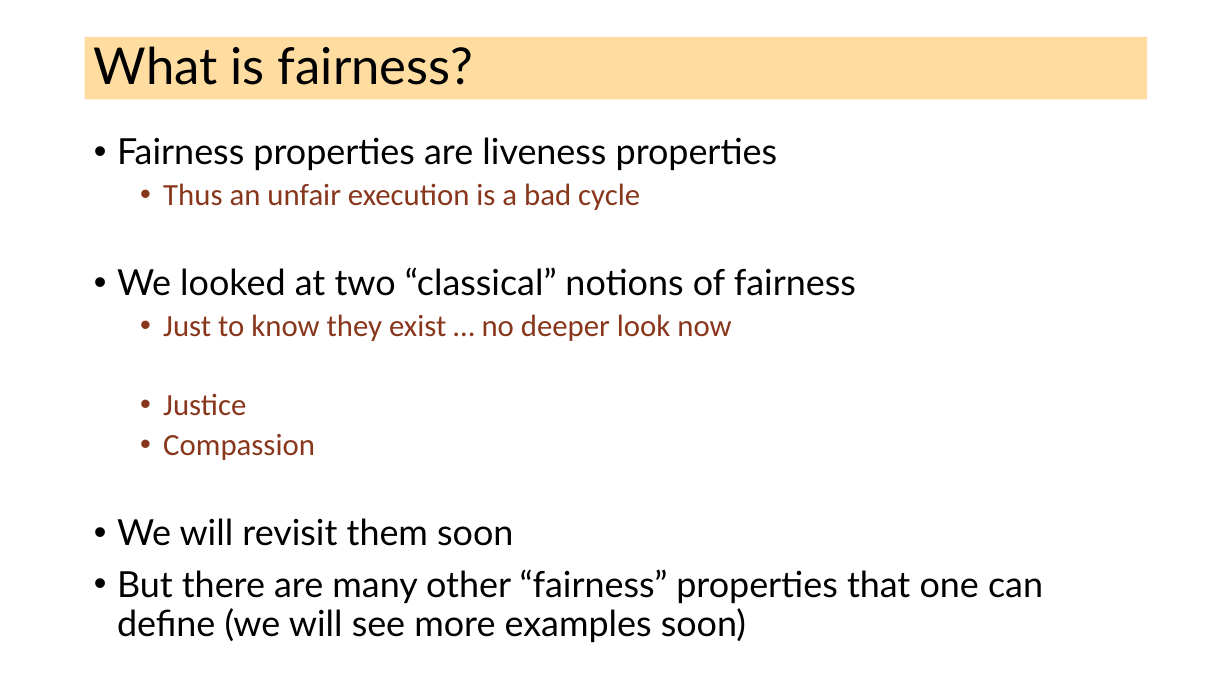
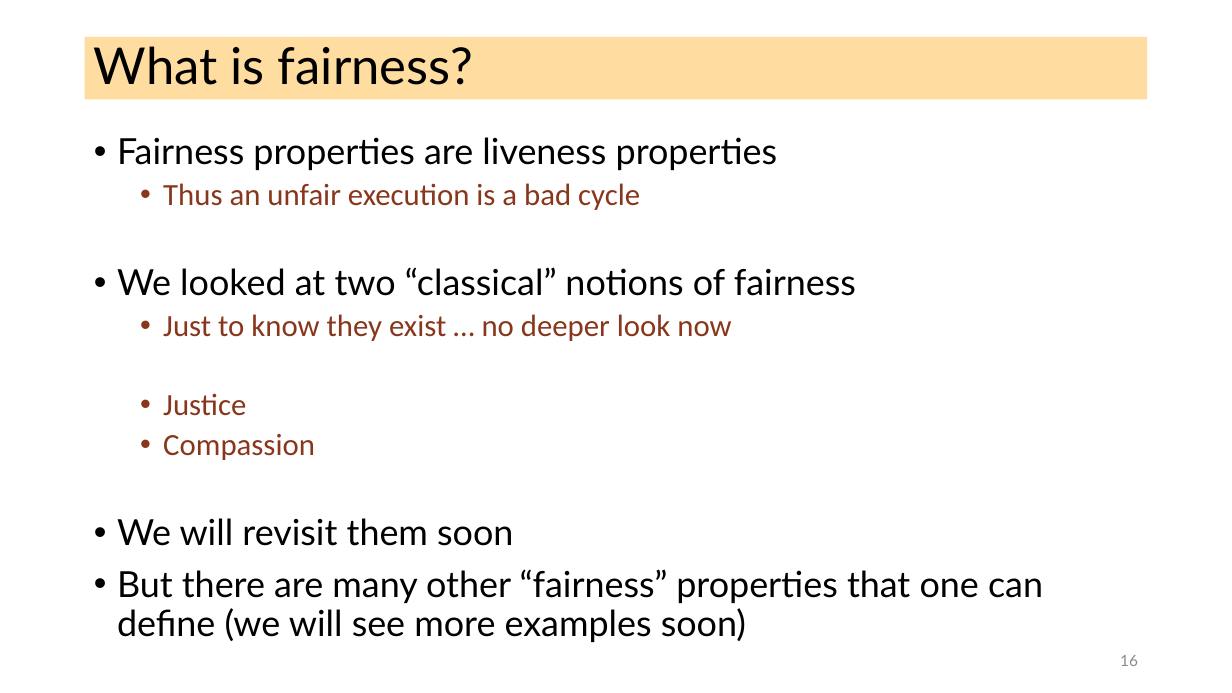
Before and after one commit to ganeshutah/cs6110s22, a slide deck: slide 16 of Lec7/Lec7.pptx. Drawn at 1232x693 pixels with LibreOffice and Linux fonts; fonts in the diff are those of the drawing. Boxes give left, top, right and bottom in pixels: in the first picture for what was removed or moved away, otherwise in the second. Text is boxed around its words. In the diff, an @@ line names an element or a change of style, - is before the commit and + after.

```diff
--- a/Lec7/Lec7.pptx
+++ b/Lec7/Lec7.pptx
@@ page number added at [1120, 655, 1138, 666], 12 pt, text #8C8C8C @@
+16
```
Also in this commit, not shown: 24 other slides changed, 2 other files.
